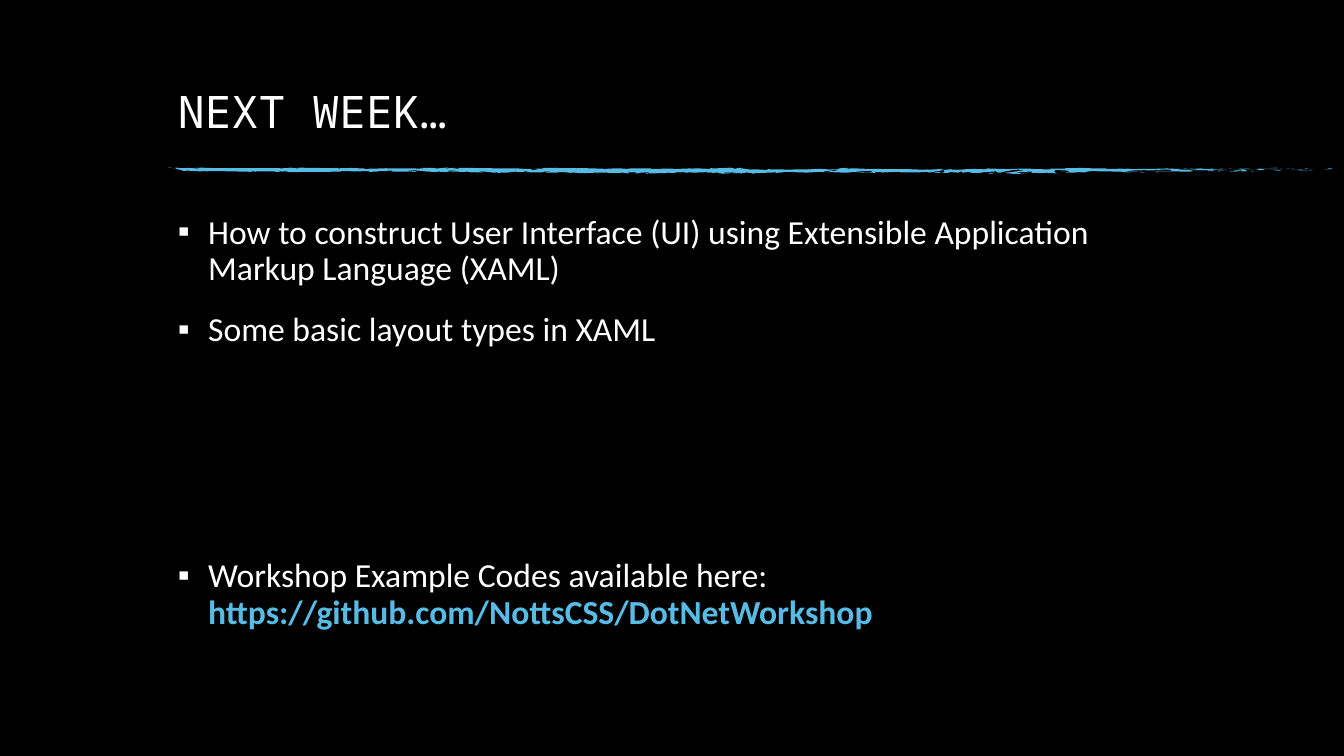
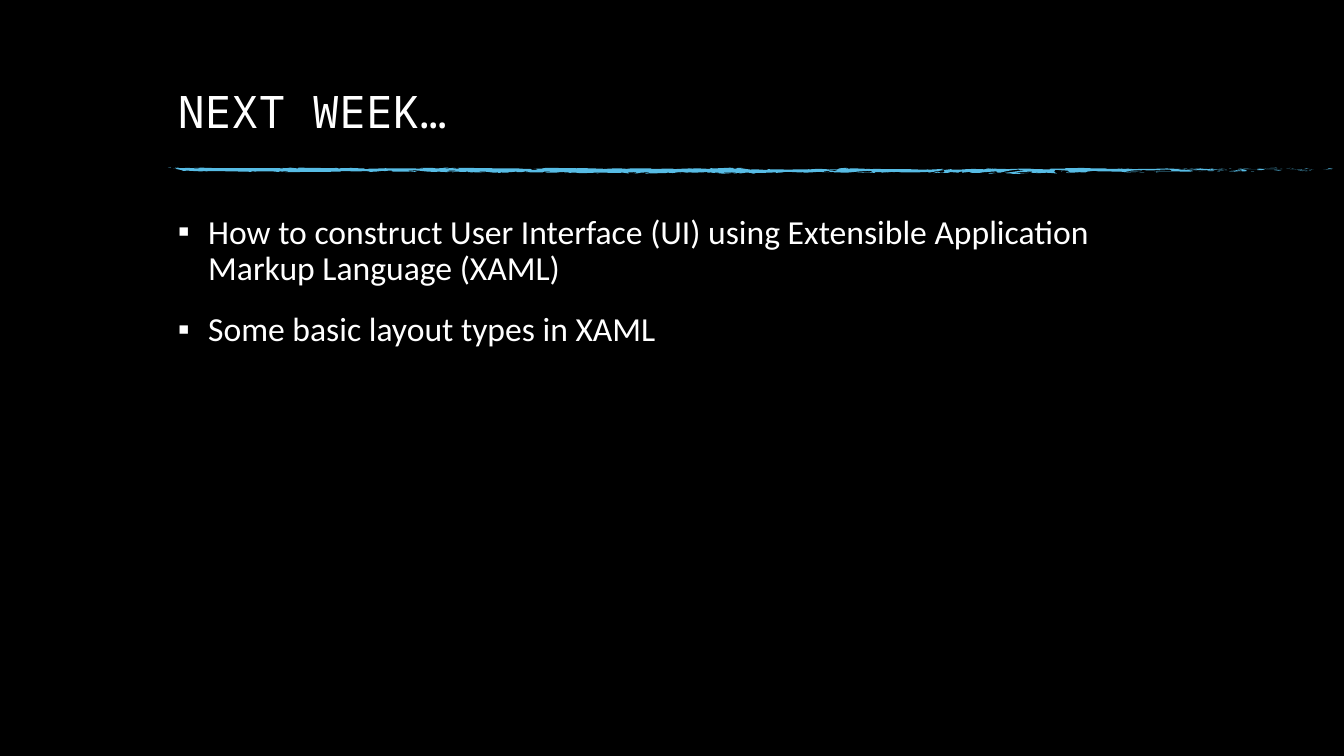
Before and after one commit to NottsCSS/DotNetWorkshop, a slide deck: slide 20 of Week1/Week 1.pptx (slide 15 before the commit). Drawn at 1344x756 pixels with LibreOffice and Linux fonts; fonts in the diff are those of the drawing; background and template pictures are left out. Boxes give left, top, right and bottom in pixels: in the first picture for what was removed or moved away, otherwise in the second. Text is boxed around its words. In the diff, an @@ line names an element or a change of style, - is before the commit and + after.

```diff
--- a/Week1/Week 1.pptx
+++ b/Week1/Week 1.pptx
@@ text at (208, 563, 872, 630): paragraph removed @@
-▪ Workshop Example Codes available here: https://github.com/NottsCSS/DotNetWorkshop
```
Also in this commit, not shown: 3 other slides changed, 7 slides added.
